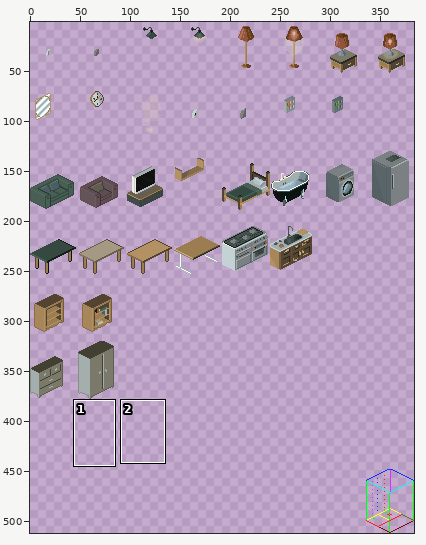
A sprite sheet gets an edit: assets/img/spritesheetA_6x6x10.png. Above, an overview of the earlier version with the close-up marked.
Close-up. As it was:
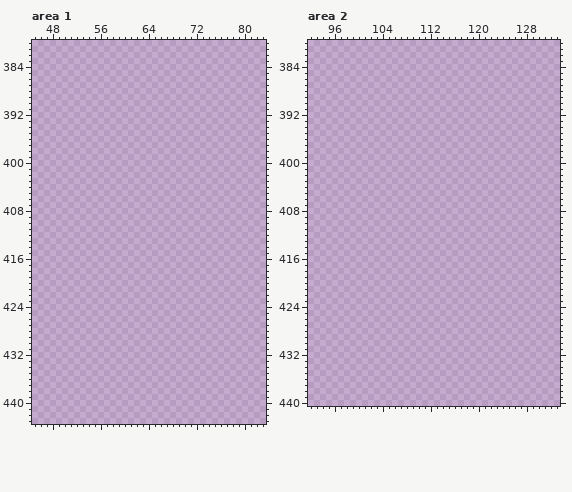
The file is 384x512 pixels. Pixels under 10% opacity are left out. Colours within 5 levels of each other are drawn and written as one. Shown: area 1: x 45..83, y 380..443; area 2: x 92..133, y 380..440. The wide view leaves out empty margins. The commit also changed other parts of the picture, which this record leaves out.
New version:
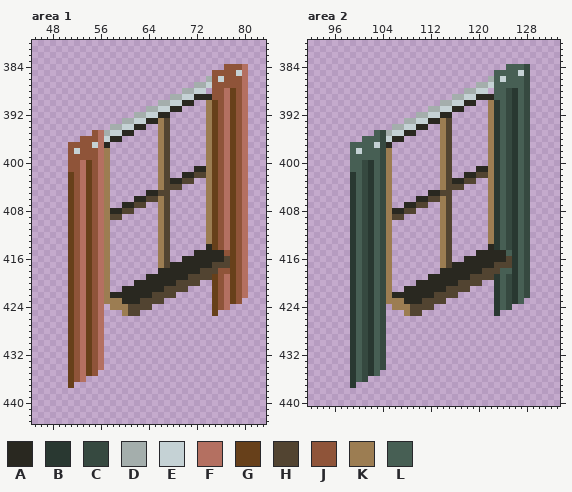
Palette (. is transparent): A #292820  B #293831  C #364940  D #a4aeac  E #c5d2d5  F #b47061  G #67401a  H #524431  J #8f5439  K #9c7d52  L #475f54
From old to new:
--- area 1
@@ x 45..83 @@
 383 .......................................
-384 .......................................
-385 .......................................
-386 .......................................
-387 .......................................
-388 .......................................
-389 .......................................
-390 .......................................
-391 .......................................
-392 .......................................
-393 .......................................
-394 .......................................
-395 .......................................
-396 .......................................
-397 .......................................
-398 .......................................
-399 .......................................
-400 .......................................
-401 .......................................
-402 .......................................
-403 .......................................
-404 .......................................
-405 .......................................
-406 .......................................
-407 .......................................
-408 .......................................
-409 .......................................
-410 .......................................
-411 .......................................
-412 .......................................
-413 .......................................
-414 .......................................
-415 .......................................
-416 .......................................
-417 .......................................
-418 .......................................
-419 .......................................
-420 .......................................
-421 .......................................
-422 .......................................
-423 .......................................
-424 .......................................
-425 .......................................
-426 .......................................
-427 .......................................
-428 .......................................
-429 .......................................
-430 .......................................
-431 .......................................
-432 .......................................
-433 .......................................
-434 .......................................
-435 .......................................
-436 .......................................
-437 .......................................
+384 ................................JJJF...
+385 ..............................JJJJEF...
+386 .............................DJEJJJF...
+387 ...........................DDEJJJJJF...
+388 .........................DDEE.JJFGJF...
+389 .......................DDEEAAAJJFGJF...
+390 .....................DDEEAA..KGJFGJF...
+391 ...................DDEEAA....KGJFGJF...
+392 .................DDEEAA......KGJFGJF...
+393 ...............DDEEAAKH......KGJFGJF...
+394 .............DDEEAA..KH......KGJFGJF...
+395 ..........JFDEEAA....KH......KGJFGJF...
+396 ........JJJFEAA......KH......KGJFGJF...
+397 ......JJJJEFA........KH......KGJFGJF...
+398 ......JEJJJFK........KH......KGJFGJF...
+399 ......JJJJJFK........KH......KGJFGJF...
+400 ......JJFGJFK........KH......KGJFGJF...
+401 ......JJFGJFK........KH....AAKGJFGJF...
+402 ......GJFGJFK........KH..AAHHKGJFGJF...
+403 ......GJFGJFK........KHAAHH..KGJFGJF...
+404 ......GJFGJFK........KHHH....KGJFGJF...
+405 ......GJFGJFK......AAHH......KGJFGJF...
+406 ......GJFGJFK....AAHHKH......KGJFGJF...
+407 ......GJFGJFK..AAHH..KH......KGJFGJF...
+408 ......GJFGJFKAAHH....KH......KGJFGJF...
+409 ......GJFGJFKHH......KH......KGJFGJF...
+410 ......GJFGJFK........KH......KGJFGJF...
+411 ......GJFGJFK........KH......KGJFGJF...
+412 ......GJFGJFK........KH......KGJFGJF...
+413 ......GJFGJFK........KH......KGJFGJF...
+414 ......GJFGJFK........KH......AGJFGJF...
+415 ......GJFGJFK........KH....AAAAAJGJF...
+416 ......GJFGJFK........KH..AAAAAAAHGJF...
+417 ......GJFGJFK........KHAAAAAAAHHHGJF...
+418 ......GJFGJFK........AAAAAAAHHHJJGJF...
+419 ......GJFGJFK......AAAAAAAHHHHGJFGJF...
+420 ......GJFGJFK....AAAAAAAHHHH..GJFGJF...
+421 ......GJFGJFK..AAAAAAAHHHH....GJFGJF...
+422 ......GJFGJFKAAAAAAAHHHH......GJFGJF...
+423 ......GJFGJFKKKAAAHHHH........GJFGJ....
+424 ......GJFGJF.KKKHHHH..........GJF......
+425 ......GJFGJF...KHH............G........
+426 ......GJFGJF...........................
+427 ......GJFGJF...........................
+428 ......GJFGJF...........................
+429 ......GJFGJF...........................
+430 ......GJFGJF...........................
+431 ......GJFGJF...........................
+432 ......GJFGJF...........................
+433 ......GJFGJF...........................
+434 ......GJFGJF...........................
+435 ......GJFGJ............................
+436 ......GJF..............................
+437 ......G................................
 438 .......................................
--- area 2
@@ x 92..133 @@
 383 ..........................................
-384 ..........................................
-385 ..........................................
-386 ..........................................
-387 ..........................................
-388 ..........................................
-389 ..........................................
-390 ..........................................
-391 ..........................................
-392 ..........................................
-393 ..........................................
-394 ..........................................
-395 ..........................................
-396 ..........................................
-397 ..........................................
-398 ..........................................
-399 ..........................................
-400 ..........................................
-401 ..........................................
-402 ..........................................
-403 ..........................................
-404 ..........................................
-405 ..........................................
-406 ..........................................
-407 ..........................................
-408 ..........................................
-409 ..........................................
-410 ..........................................
-411 ..........................................
-412 ..........................................
-413 ..........................................
-414 ..........................................
-415 ..........................................
-416 ..........................................
-417 ..........................................
-418 ..........................................
-419 ..........................................
-420 ..........................................
-421 ..........................................
-422 ..........................................
-423 ..........................................
-424 ..........................................
-425 ..........................................
-426 ..........................................
-427 ..........................................
-428 ..........................................
-429 ..........................................
-430 ..........................................
-431 ..........................................
-432 ..........................................
-433 ..........................................
-434 ..........................................
-435 ..........................................
-436 ..........................................
-437 ..........................................
+384 .................................LLLC.....
+385 ...............................LLLLEC.....
+386 ..............................DLELLLC.....
+387 ............................DDELLLLLC.....
+388 ..........................DDEE.LLCBLC.....
+389 ........................DDEEAAALLCBLC.....
+390 ......................DDEEAA..KBLCBLC.....
+391 ....................DDEEAA....KBLCBLC.....
+392 ..................DDEEAA......KBLCBLC.....
+393 ................DDEEAAKH......KBLCBLC.....
+394 ..............DDEEAA..KH......KBLCBLC.....
+395 ...........LCDEEAA....KH......KBLCBLC.....
+396 .........LLLCEAA......KH......KBLCBLC.....
+397 .......LLLLECA........KH......KBLCBLC.....
+398 .......LELLLCK........KH......KBLCBLC.....
+399 .......LLLLLCK........KH......KBLCBLC.....
+400 .......LLCBLCK........KH......KBLCBLC.....
+401 .......LLCBLCK........KH....AAKBLCBLC.....
+402 .......BLCBLCK........KH..AAHHKBLCBLC.....
+403 .......BLCBLCK........KHAAHH..KBLCBLC.....
+404 .......BLCBLCK........KHHH....KBLCBLC.....
+405 .......BLCBLCK......AAHH......KBLCBLC.....
+406 .......BLCBLCK....AAHHKH......KBLCBLC.....
+407 .......BLCBLCK..AAHH..KH......KBLCBLC.....
+408 .......BLCBLCKAAHH....KH......KBLCBLC.....
+409 .......BLCBLCKHH......KH......KBLCBLC.....
+410 .......BLCBLCK........KH......KBLCBLC.....
+411 .......BLCBLCK........KH......KBLCBLC.....
+412 .......BLCBLCK........KH......KBLCBLC.....
+413 .......BLCBLCK........KH......KBLCBLC.....
+414 .......BLCBLCK........KH......ABLCBLC.....
+415 .......BLCBLCK........KH....AAAAALBLC.....
+416 .......BLCBLCK........KH..AAAAAAAHBLC.....
+417 .......BLCBLCK........KHAAAAAAAHHHBLC.....
+418 .......BLCBLCK........AAAAAAAHHHLLBLC.....
+419 .......BLCBLCK......AAAAAAAHHHHBLCBLC.....
+420 .......BLCBLCK....AAAAAAAHHHH..BLCBLC.....
+421 .......BLCBLCK..AAAAAAAHHHH....BLCBLC.....
+422 .......BLCBLCKAAAAAAAHHHH......BLCBLC.....
+423 .......BLCBLCKKKAAAHHHH........BLCBL......
+424 .......BLCBLC.KKKHHHH..........BLC........
+425 .......BLCBLC...KHH............B..........
+426 .......BLCBLC.............................
+427 .......BLCBLC.............................
+428 .......BLCBLC.............................
+429 .......BLCBLC.............................
+430 .......BLCBLC.............................
+431 .......BLCBLC.............................
+432 .......BLCBLC.............................
+433 .......BLCBLC.............................
+434 .......BLCBLC.............................
+435 .......BLCBL..............................
+436 .......BLC................................
+437 .......B..................................
 438 ..........................................
